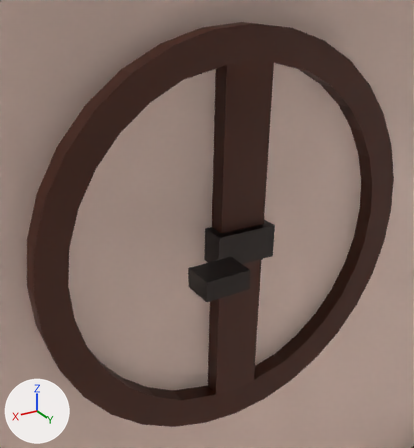
Renders of the Blender file Assets/Models/Environment/Scenes/Luthadel/Luthadel_house_2f_simple_stone.blend from each side of a commit.
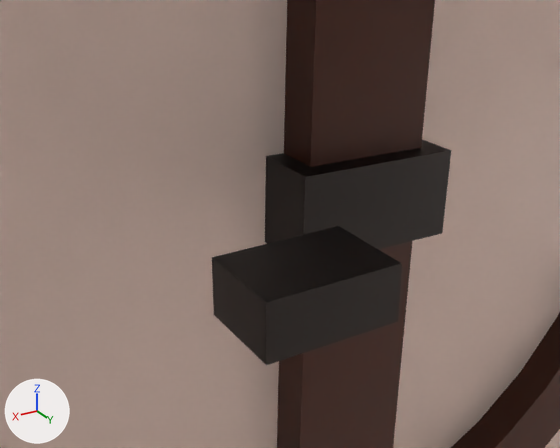
Each version is shown from a 50 mm camera at (0.664, -1.917, 6.008) aimed at (0.016, -2.998, 5.467), then close up from a 50 mm camera at (0.313, -2.486, 5.635) aimed at (0.024, -2.967, 5.395). Arrows for +X, +Y and +Z are at lower left; the lights stay in place.

Objects in the first close-up: 'Floor_1_2', 'Latch', 'Latch.001', 'Window'.
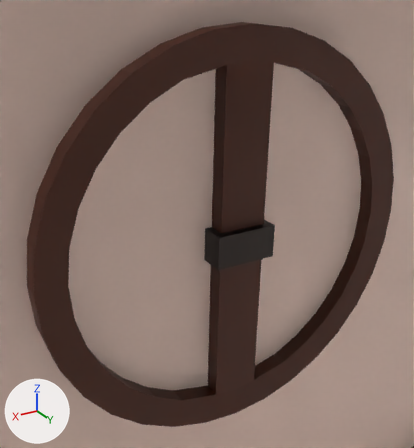
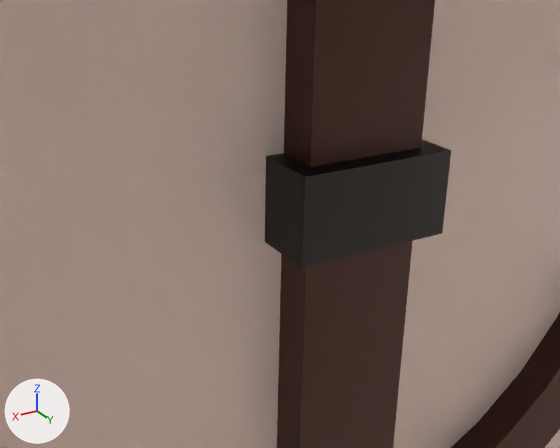
Location of each change, [x1, y1, x2, y2] in pixels of the close-ups (560 x 448 px):
'Latch.001', deleted (black): before [212, 226, 402, 365]

What the commit changed:
Object 'Latch.001' (ob_latch_001) is deleted.
